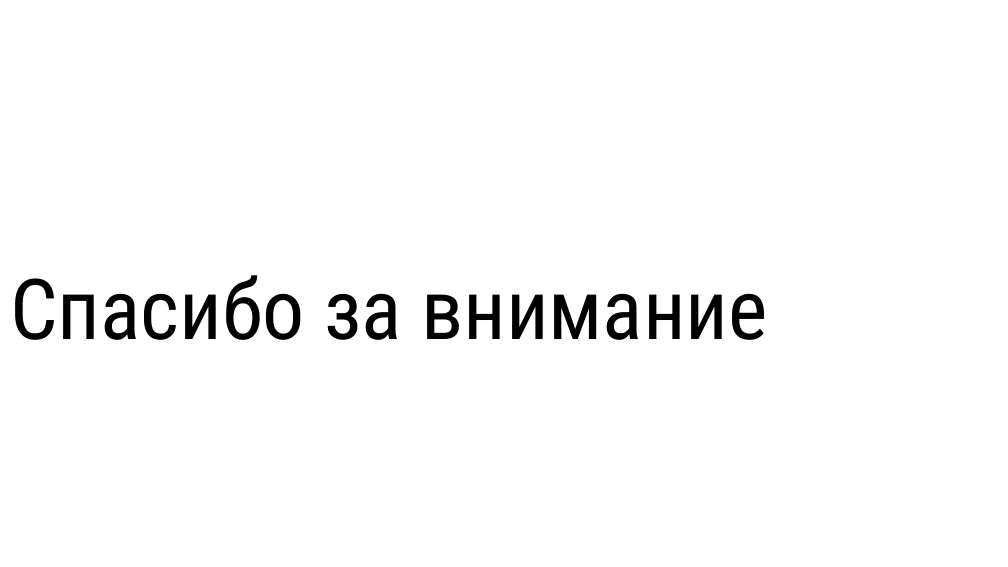
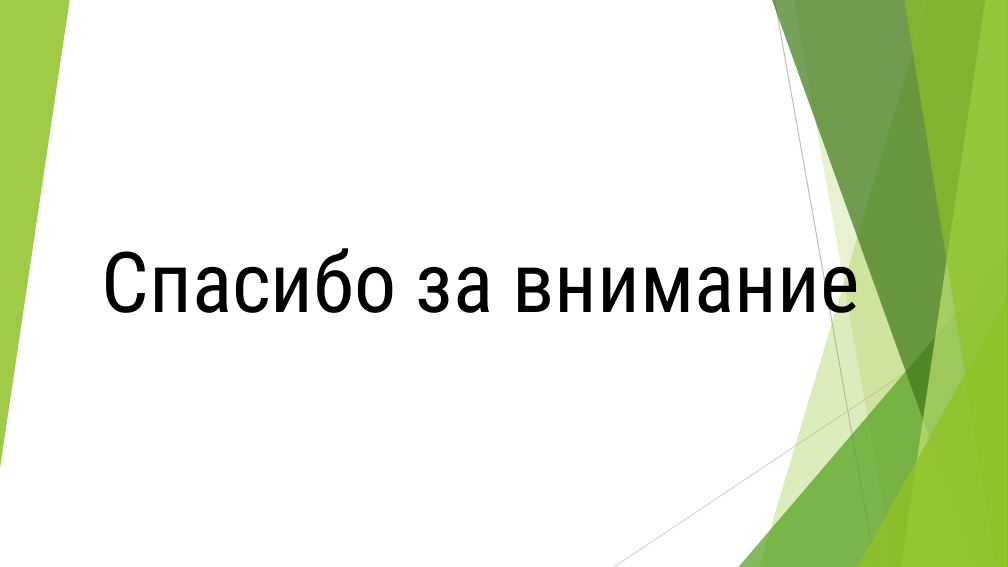
Before and after one commit to Chel1k-py/Personal-Kniwledge-Manager, a slide deck: slide 7 of PKM.pptx. Drawn at 1008x567 pixels with LibreOffice and Linux fonts; fonts in the diff are those of the drawing. Boxes give left, top, right and bottom in pixels: in the first picture for what was removed or moved away, otherwise in the second. Text is boxed around its words. In the diff, an @@ line names an element or a change of style, - is before the commit and + after.

```diff
--- a/PKM.pptx
+++ b/PKM.pptx
@@ group added at (0, 0, 1008, 567): 5 freeform shapes, 3 triangles, 2 lines @@
@@ title "Спасибо за внимание" rewrapped from (10, 275, 768, 340) to (102, 235, 860, 332) @@
```
Also in this commit, not shown: 6 other slides changed.
